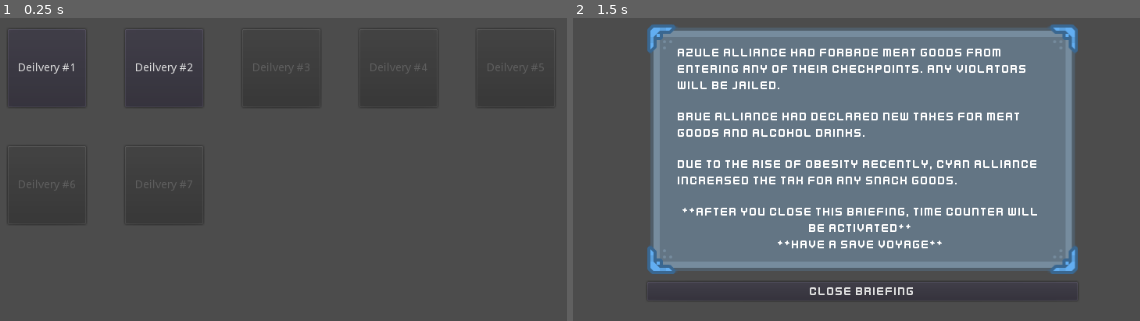
Above: before the commit, frames 1-2 (left to right).
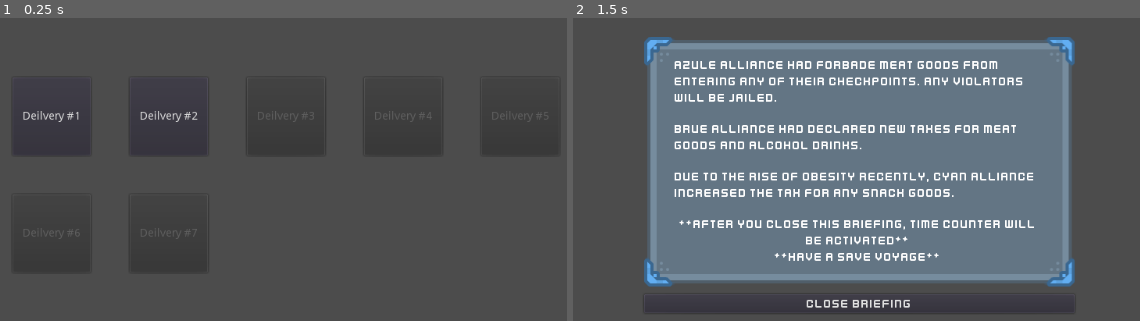
Above: after the commit, the same moments.

Repository: juunishimaster/godot-wild-jam-10
Game: Godot game, scene res://GameplayScene.tscn
Same seed, same stepped clock (60 frames per second), same inputs: the game is played once before the commit and once after it. The project has no main scene, so this scene is started directly.
Inputs:
- Up to frame 1 (0.25 s): no input
- Up to frame 2 (1.5 s): click "Deilvery #1" at 0.5 s; tap Enter at 1.25 s

The runs differ from the first frame. In frame 1, 0.6% of the frame differs, in the area x 2-36%, y 14-46%; in frame 2, 25%, in the area x 12-90%, y 1-98%.

Commit message:
+ Randomize routes + Update text on route choices

Diff:
--- a/GameplayScene.gd
+++ b/GameplayScene.gd
@@ -4,10 +4,19 @@
 # var a = 2
 # var b = "text"
 var level_json
+
 var delivery_goods = {}
+
 var restriction_a = {}
 var restriction_b = {}
 var restriction_c = {}
+
+var available_routes = ["a", "b", "c"]
+var chosen_route
+var curr_money
+
+signal stage_failed
+signal stage_cleared
 
 # Called when the node enters the scene tree for the first time.
 func _ready():
@@ -18,12 +27,53 @@
 	level_json = JSON.parse(json).result
 	file.close()
 
+	#For randomizing the route
+	randomize()
+
 	$BriefingNews.hide()
+	$RouteChoice.hide()
 
 # Called every frame. 'delta' is the elapsed time since the previous frame.
 #func _process(delta):
 #	pass
 
+func randomize_route():
+	var rand_me = randi() % available_routes.size()
+	var route_1 = available_routes[rand_me]
+	var route_2
+	print("Route 1: " + route_1)
+
+	if rand_me == 2:
+		if randf() < 0.5:
+			route_2 = available_routes[0]
+		else:
+			route_2 = available_routes[1]
+	elif rand_me == 1:
+		if randf() < 0.5:
+			route_2 = available_routes[0]
+		else:
+			route_2 = available_routes[2]
+	else:
+		if randf() < 0.5:
+			route_2 = available_routes[2]
+		else:
+			route_2 = available_routes[1]
+
+	print("Route 2: " + route_2)
+
+	#Assign them into the choices
+	$RouteChoice.show()
+	$RouteChoice.set_text(route_1, route_2)
+	pass
+
+func check_restriction():
+	pass
+
+func delivery_failed():
+	pass
+
+func delivery_succeed():
+	pass
 
 func _on_LevelSelection_load_level(lv):
 	print(level_json["levels"][lv]["newsA"])
@@ -49,5 +99,11 @@
 
 func _on_BriefingNews_brief_closed():
 	print("Game start")
+	if restriction_a[0]["passable"] == "true":
+		print(restriction_a[0]["goods"] + " is passable")
+	else:
+		print(restriction_a[0]["goods"] + " is not passable")
 	#start the timer
+
+	randomize_route()
 	pass # Replace with function body.
--- a/GameplayScene.tscn
+++ b/GameplayScene.tscn
@@ -1,23 +1,42 @@
-[gd_scene load_steps=4 format=2]
+[gd_scene load_steps=5 format=2]
 
 [ext_resource path="res://GameplayScene.gd" type="Script" id=1]
 [ext_resource path="res://LevelSelection.tscn" type="PackedScene" id=2]
 [ext_resource path="res://BriefingNews.tscn" type="PackedScene" id=3]
+[ext_resource path="res://RouteChoice.tscn" type="PackedScene" id=4]
 
 [node name="GameplayScene" type="Node"]
 script = ExtResource( 1 )
 
 [node name="LevelSelection" parent="." instance=ExtResource( 2 )]
-margin_left = 156.0
-margin_top = 113.0
-margin_right = 856.0
-margin_bottom = 363.0
+anchor_left = 0.5
+anchor_top = 0.5
+anchor_right = 0.5
+anchor_bottom = 0.5
+margin_left = -350.0
+margin_top = -125.0
+margin_right = 350.0
+margin_bottom = 125.0
 
 [node name="BriefingNews" parent="." instance=ExtResource( 3 )]
-margin_left = 241.0
-margin_top = 107.0
-margin_right = 792.0
-margin_bottom = 461.0
+anchor_left = 0.5
+anchor_top = 0.5
+anchor_right = 0.5
+anchor_bottom = 0.5
+margin_left = -275.5
+margin_top = -177.0
+margin_right = 275.5
+margin_bottom = 177.0
+
+[node name="RouteChoice" parent="." instance=ExtResource( 4 )]
+anchor_left = 0.5
+anchor_top = 0.5
+anchor_right = 0.5
+anchor_bottom = 0.5
+margin_left = -258.5
+margin_top = -88.0
+margin_right = 258.5
+margin_bottom = 88.0
 
 [connection signal="load_level" from="LevelSelection" to="." method="_on_LevelSelection_load_level"]
 [connection signal="brief_closed" from="BriefingNews" to="." method="_on_BriefingNews_brief_closed"]
--- a/RouteChoice.gd
+++ b/RouteChoice.gd
@@ -15,6 +15,7 @@
 #func _process(delta):
 #	pass
 
-func set_text():
-
+func set_text(a, b):
+	$HBoxContainer/ChoiceButtonA.text = "Go to checkpoint " + a
+	$HBoxContainer/ChoiceButtonB.text = "Go to checkpoint " + b
 	pass
--- a/RouteChoice.tscn
+++ b/RouteChoice.tscn
@@ -4,49 +4,50 @@
 [ext_resource path="res://art/panel_boltsBlue.png" type="Texture" id=2]
 [ext_resource path="res://font/Kenney Future Narrow.ttf" type="DynamicFontData" id=3]
 
-[sub_resource type="DynamicFont" id=1]
+[sub_resource type="DynamicFont" id=2]
 font_data = ExtResource( 3 )
 
-[sub_resource type="DynamicFont" id=2]
+[sub_resource type="DynamicFont" id=1]
 font_data = ExtResource( 3 )
 
 [node name="RouteChoice" type="VBoxContainer"]
 margin_right = 517.0
-margin_bottom = 340.95
+margin_bottom = 176.0
 custom_constants/separation = 10
 script = ExtResource( 1 )
 __meta__ = {
 "_edit_group_": true
 }
 
-[node name="RouteBoxPanel" type="NinePatchRect" parent="."]
+[node name="FlavorTextPanel" type="NinePatchRect" parent="."]
 margin_right = 517.0
-margin_bottom = 260.0
-rect_min_size = Vector2( 0, 260 )
-rect_clip_content = true
+margin_bottom = 100.0
+rect_min_size = Vector2( 0, 100 )
 texture = ExtResource( 2 )
-region_rect = Rect2( 0, 0, 128, 128 )
-patch_margin_left = 36
+region_rect = Rect2( -0.75, -0.2215, 128.5, 128.25 )
+patch_margin_left = 37
 patch_margin_top = 36
 patch_margin_right = 36
 patch_margin_bottom = 36
-__meta__ = {
-"_edit_group_": true
-}
 
-[node name="RouteExplanation" type="Label" parent="RouteBoxPanel"]
-margin_left = 33.0
-margin_top = 29.0
-margin_right = 484.0
-margin_bottom = 236.0
-custom_fonts/font = SubResource( 1 )
-text = "Lorem ipsum dolor sit amet, consectetur adipiscing elit, sed do eiusmod tempor incididunt ut labore et dolore magna aliqua. Ut enim ad minim veniam, quis nostrud exercitation ullamco laboris nisi ut aliquip ex ea commodo consequat. Duis aute irure dolor in reprehenderit in voluptate velit esse cillum dolore eu fugiat nulla pariatur. Excepteur sint occaecat cupidatat non proident, sunt in culpa qui officia deserunt mollit anim id est laborum."
+[node name="Label" type="Label" parent="FlavorTextPanel"]
+anchor_left = 0.5
+anchor_top = 0.5
+anchor_right = 0.5
+anchor_bottom = 0.5
+margin_left = -185.0
+margin_top = -19.5
+margin_right = 185.0
+margin_bottom = 19.5
+custom_fonts/font = SubResource( 2 )
+text = "This is the current available routes you can pick."
+align = 1
 autowrap = true
 
 [node name="HBoxContainer" type="HBoxContainer" parent="."]
-margin_top = 270.0
+margin_top = 110.0
 margin_right = 517.0
-margin_bottom = 330.0
+margin_bottom = 170.0
 custom_constants/separation = 75
 alignment = 1
 __meta__ = {
Not shown: 1 places in RouteChoice.tscn that only renumber resources
